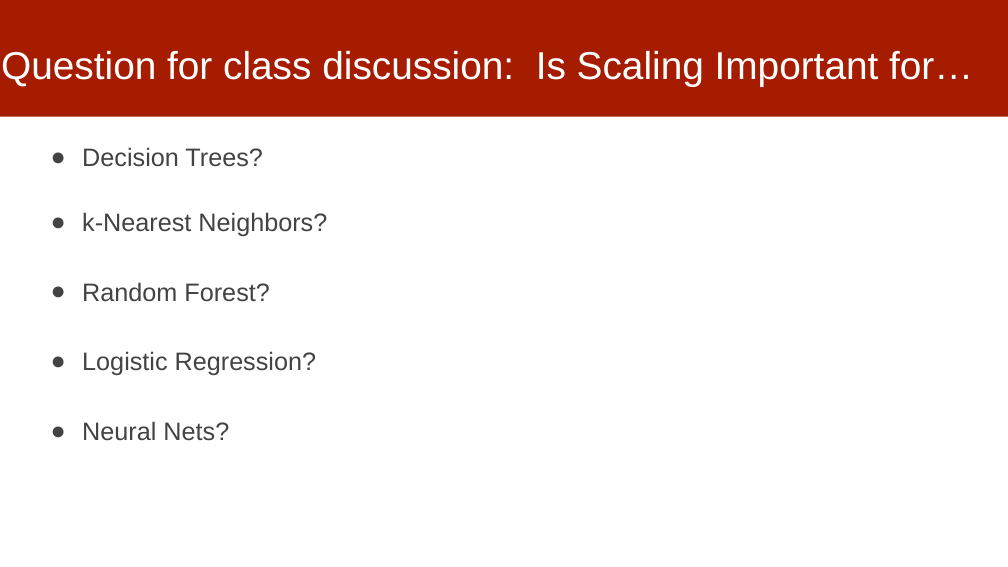
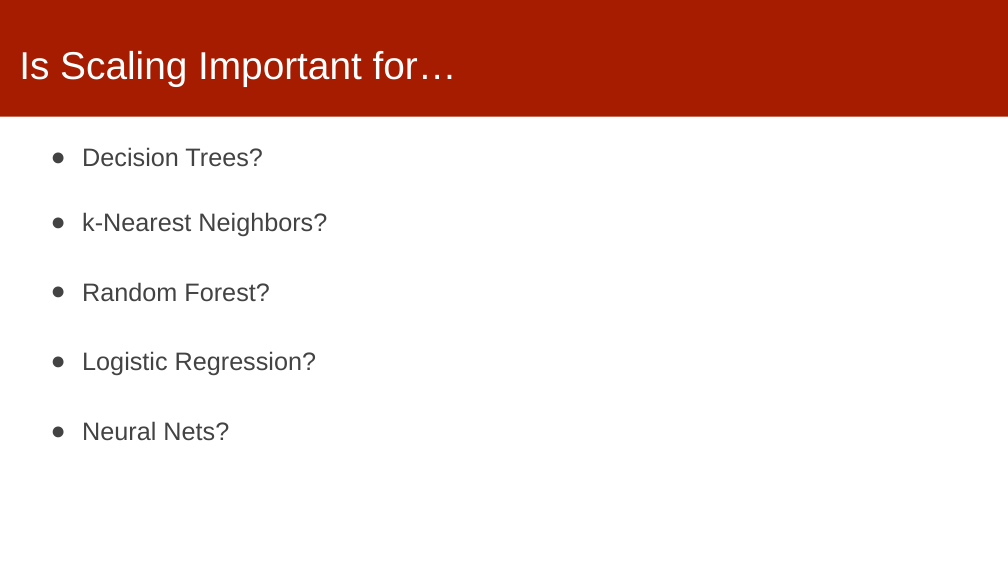
Before and after one commit to dssg/MLinPractice, a slide deck: slide 14 of Lectures/Lecture7-Features.pptx (slide 12 before the commit). Drawn at 1008x567 pixels with LibreOffice and Linux fonts; fonts in the diff are those of the drawing. Boxes give left, top, right and bottom in pixels: in the first picture for what was removed or moved away, otherwise in the second. Text is boxed around its words. In the diff, an @@ line names an element or a change of style, - is before the commit and + after.

```diff
--- a/Lectures/Lecture7-Features.pptx
+++ b/Lectures/Lecture7-Features.pptx
@@ title at (19, 51, 457, 86): text changed @@
-Question for class discussion: Is Scaling Important for…
+Is Scaling Important for…
```
Also in this commit, not shown: 4 other slides changed, 2 slides added.
